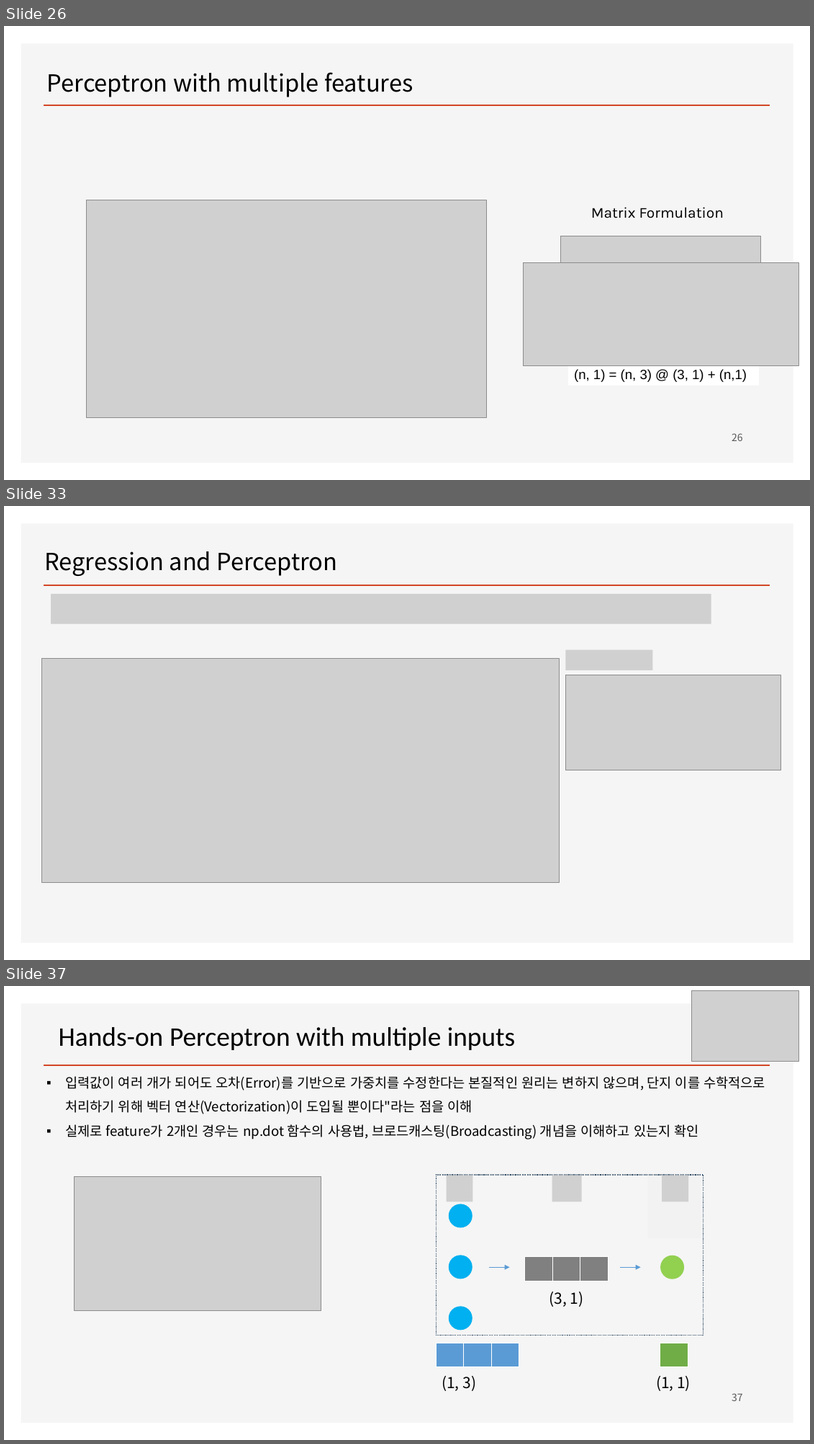
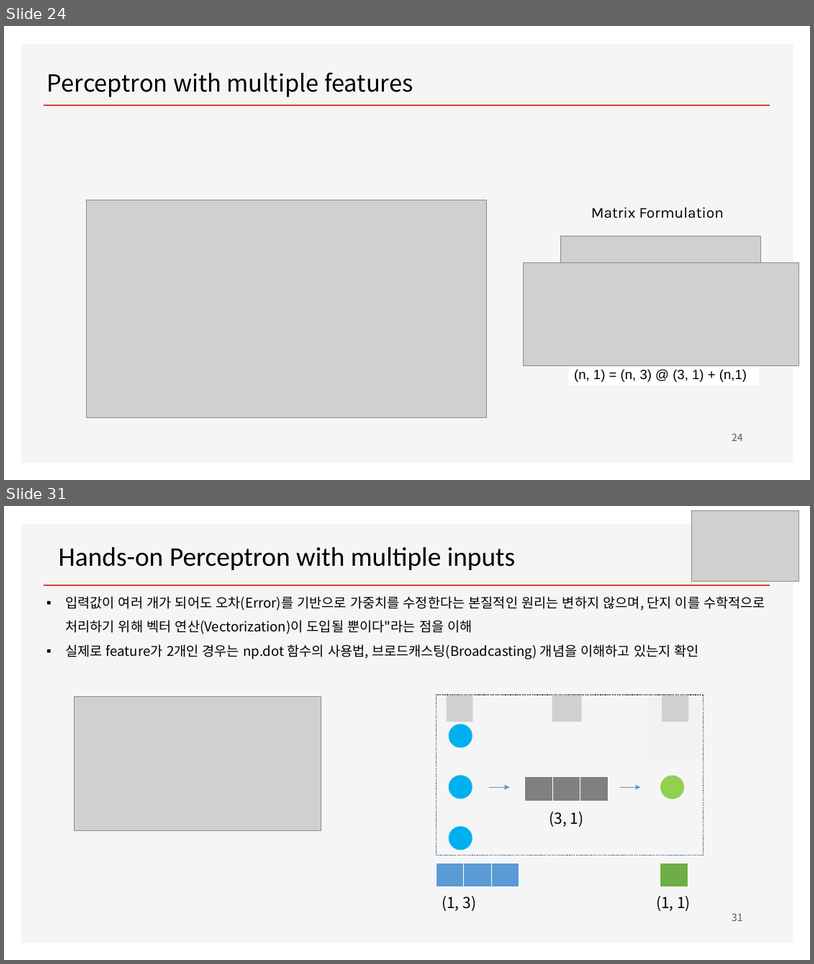
Before and after one commit to ancestor9/mathematics-for-machine-learning, a slide deck: w4_Perceptron_Regression.pptx. Shown one above the other, each under a label of ours: slides 26, 33 and 37 before the commit, slides 24 and 31 after it; the slides between them are not shown. The pictures are 814x1444 and 814x964 pixels, drawn with LibreOffice and Linux fonts; fonts in the diff are those of the drawing; grey boxes stand for pictures; background and template pictures are left out. Boxes give left, top, right and bottom in pixels: in the first picture for what was removed or moved away, otherwise in the second. Text is boxed around its words. In the diff, an @@ line names an element or a change of style, - is before the commit and + after.

```diff
--- a/w4_Perceptron_Regression.pptx
+++ b/w4_Perceptron_Regression.pptx
@@ slide 33 removed at (4, 506, 810, 960), background picture (left out); not listed: 2 template elements that a slide beside it also shows @@
@@ title removed at (44, 551, 337, 576) @@
-Regression and Perceptron
@@ picture removed at (51, 594, 712, 624) @@
@@ picture removed at (566, 650, 653, 671) @@
@@ picture removed at (42, 659, 559, 883) @@
@@ picture removed at (566, 674, 782, 770) @@
@@ what was slide 26 is now slide 24 @@
@@ page number at (732, 433, 743, 441): text changed @@
-26
+24
@@ what was slide 37 is now slide 31 @@
@@ page number at (732, 913, 743, 921): text changed @@
-37
+31
```
Also in this commit, not shown: 14 slides changed, 2 slides added, 21 other slides removed.
